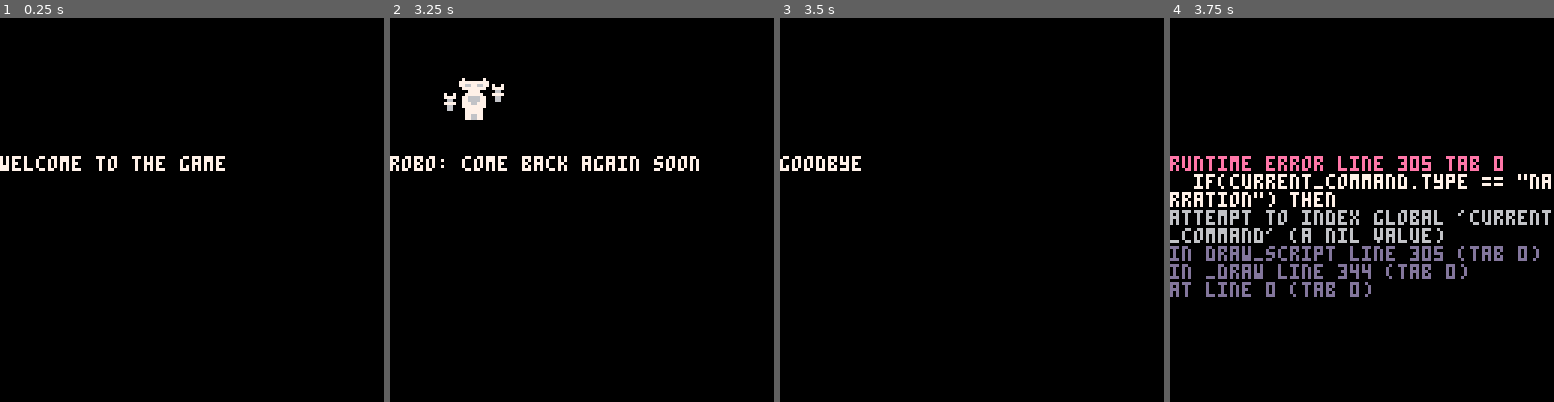
Above: before the commit, frames 1-4 (left to right).
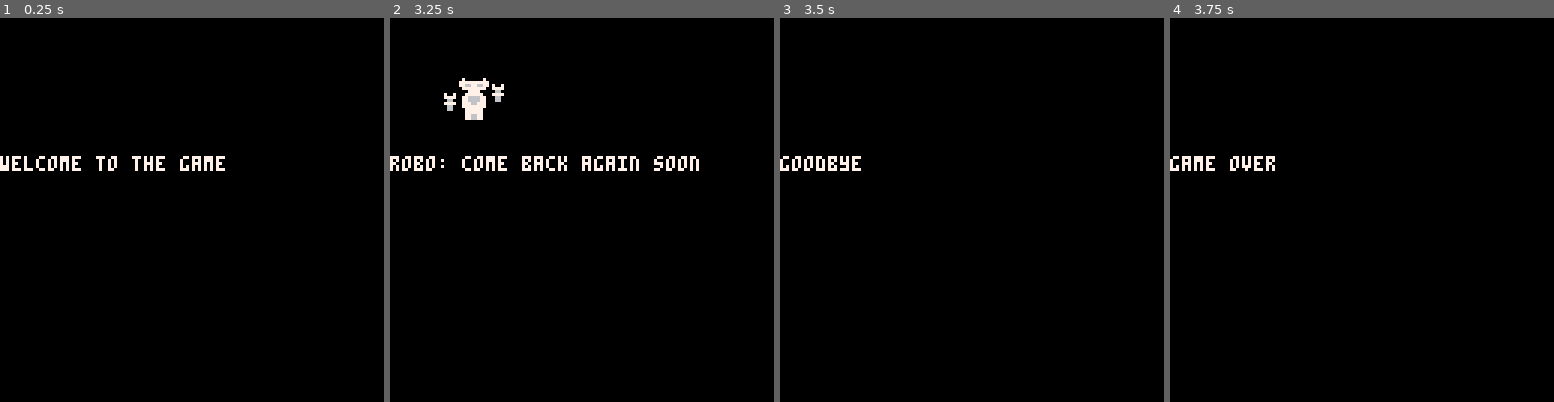
Above: after the commit, the same moments.

Repository: thirdtruck/picodateo
Game: PICO-8 cartridge picodateo.p8
The game is run twice, just before and just after one commit, with the same random seed, the same clock (stepped at 60 frames per second) and the same inputs.
Inputs:
- Up to frame 1 (0.25 s): no input
- Up to frame 2 (3.25 s): tap X (X key) at 0.33, 1.07, 1.85, 2.97 s; tap O (Z key) at 0.7, 1.7, 2.1, 2.5, 2.9 s; hold Right 1.6-2.1 s; hold Up 2.15-2.42 s; hold Right 2.47-3.03 s; hold Left from 3.08 s (still down)
- Up to frame 3 (3.5 s): keep holding Left; tap O (Z key) at 3.3 s
- Up to frame 4 (3.75 s): release Left at 3.58 s; hold Down from 3.63 s (still down); tap O (Z key) at 3.7 s

Frames 1-3 are identical in both runs. In frame 4, 9.8% of the frame differs, in the area x 0-100%, y 35-73%.
Error before the commit: runtime error line 305 tab 0; if(current_command.type == "narration") then; attempt to index global 'current_command' (a nil value)

Commit message:
Fix game over functionality.

Diff:
--- a/picodateo.p8
+++ b/picodateo.p8
@@ -79,13 +79,6 @@
   current_command = last(command_stack)
 end
 
-function script_update()
-  current_command = run_command(current_command)
-  if (current_command == nil) then
-    game_over()
-  end
-end
-
 function load_save_file()
   current_scene_id = dget(0)
 
@@ -105,10 +98,6 @@
     variables_before_jump[variable] = saved_value
     printh("var "..variable.."="..(variables[variable] or "nil"))
   end
-end
-
-function game_over()
-  current_command = {type="game_over"}
 end
 
 -- Caution: Assumes each item in the stack is unique!
@@ -145,7 +134,7 @@
 end
 
 function game_over(command_stack_1, command)
-  return command
+  return {type="game_over"}
 end
 
 function save_point(command_stack_1, comand)
@@ -296,7 +285,12 @@
 end
 
 function _update()
-  script_update()
+  current_command = run_command(current_command)
+  if (current_command == nil) then
+    current_command =  game_over(command_stack, current_command)
+    return
+  end
+
   hands_update(current_hands)
 end
 
